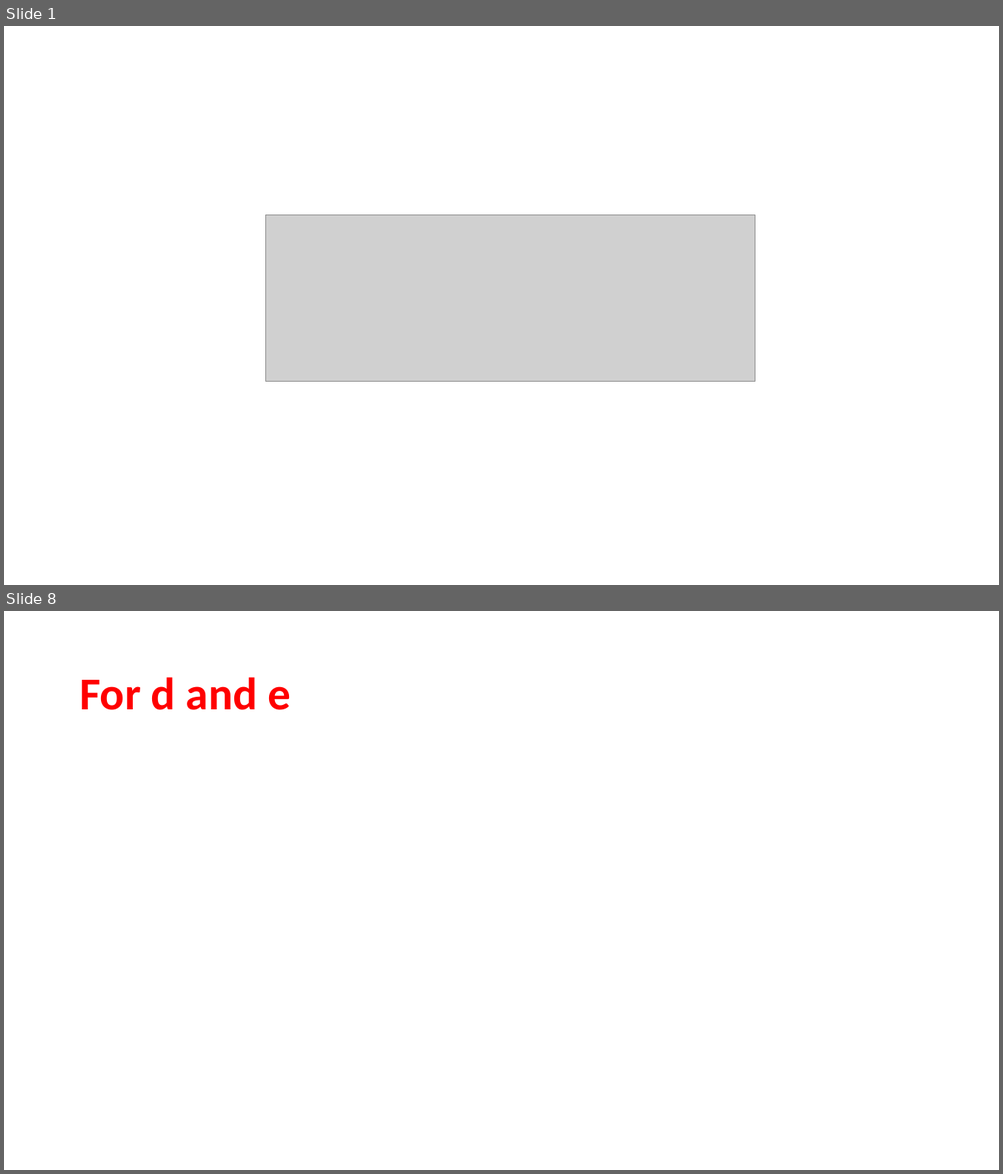
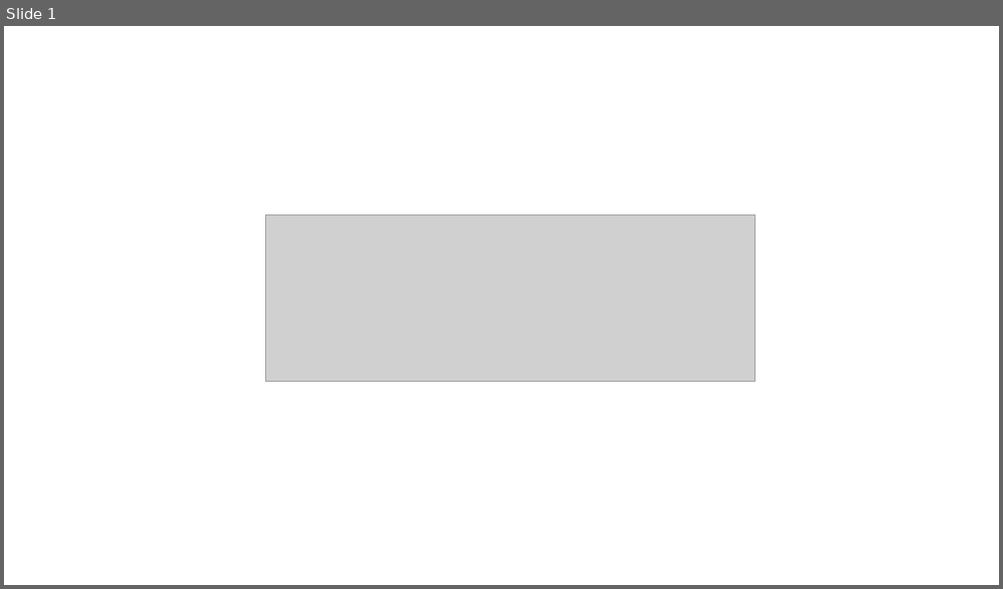
Before and after one commit to Ricrump/MAS512-Assignment2, a slide deck: MAS512_assignment2_gr3.pptx. Shown one above the other, each under a label of ours: slides 1 and 8 before the commit, slide 1 after it; the slides between them are not shown. The pictures are 1003x1174 and 1003x589 pixels, drawn with LibreOffice and Linux fonts; fonts in the diff are those of the drawing; grey boxes stand for pictures; background and template pictures are left out. Boxes give left, top, right and bottom in pixels: in the first picture for what was removed or moved away, otherwise in the second. Text is boxed around its words. In the diff, an @@ line names an element or a change of style, - is before the commit and + after.

```diff
--- a/MAS512_assignment2_gr3.pptx
+++ b/MAS512_assignment2_gr3.pptx
@@ slide 8 removed at bbox=[4, 611, 999, 1170], background #FFFFFF @@
@@ title removed at bbox=[79, 677, 290, 710] @@
-For d and e
```
Also in this commit, not shown: 1 slide changed, 5 slides added, 7 other slides removed, 4 other files.
